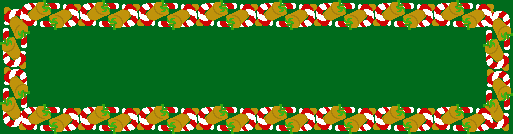
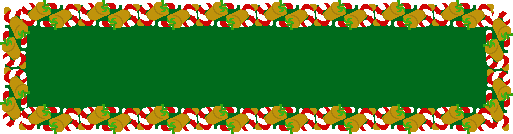
Before/after of a 513 × 134 layered artwork. What changed in the layer stack:
painted on "Layer 1" over [0,0,513,134]
